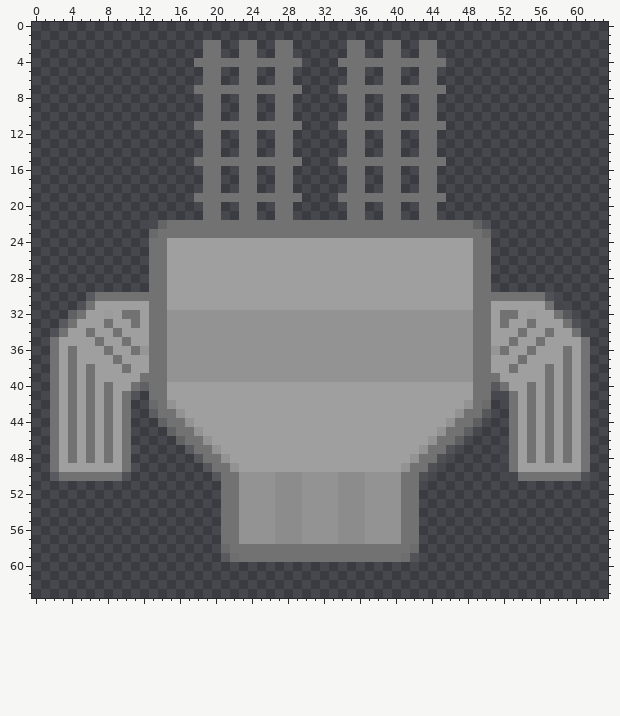
Pixel-art sprite -- android/assets/Textures/machineGunLv2.png. The first picture shows the starting point.
The file is 64x64 pixels. Pixels under 10% opacity are left out. Colours within 5 levels of each other are drawn and written as one.
After the commit:
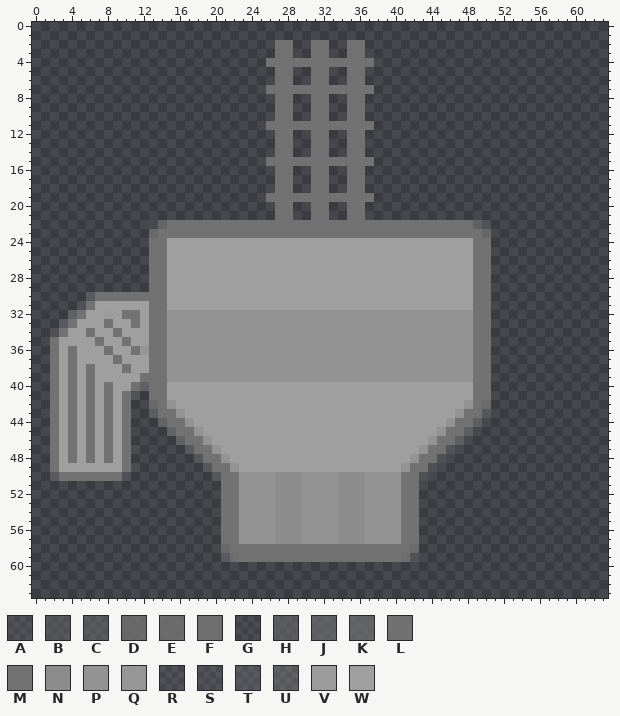
Palette (. is transparent): A #7171713f  B #7171715f  C #7171716f  D #717171cf  E #717171df  F #717171ef  G #7272721c  H #7272727f  J #7272729f  K #727272af  L #727272f7  M #727272  N #8c8c8c  P #939393  Q #9e9e9ee8  R #9f9f9f1b  S #9f9f9f21  T #9f9f9f36  U #9f9f9f48  V #9f9f9ff7  W #9f9f9f
From old to new:
y 2..3: x 19..20 MM -> ..; x 23..24 MM -> ..; x 31..32 .. -> MM; x 39..40 MM -> ..; x 43..44 MM -> ..
y 4: x 18..25 MMMMMMMM -> ........; x 30..33 .... -> MMMM; x 38..45 MMMMMMMM -> ........
y 5..6: x 19..20 MM -> ..; x 23..24 MM -> ..; x 31..32 .. -> MM; x 39..40 MM -> ..; x 43..44 MM -> ..
y 7: x 18..25 MMMMMMMM -> ........; x 30..33 .... -> MMMM; x 38..45 MMMMMMMM -> ........
y 8..10: x 19..20 MM -> ..; x 23..24 MM -> ..; x 31..32 .. -> MM; x 39..40 MM -> ..; x 43..44 MM -> ..
y 11: x 18..25 MMMMMMMM -> ........; x 30..33 .... -> MMMM; x 38..45 MMMMMMMM -> ........
y 12..14: x 19..20 MM -> ..; x 23..24 MM -> ..; x 31..32 .. -> MM; x 39..40 MM -> ..; x 43..44 MM -> ..
y 15: x 18..25 MMMMMMMM -> ........; x 30..33 .... -> MMMM; x 38..45 MMMMMMMM -> ........
y 16..18: x 19..20 MM -> ..; x 23..24 MM -> ..; x 31..32 .. -> MM; x 39..40 MM -> ..; x 43..44 MM -> ..
y 19: x 18..25 MMMMMMMM -> ........; x 30..33 .... -> MMMM; x 38..45 MMMMMMMM -> ........
y 20..21: x 19..20 MM -> ..; x 23..24 MM -> ..; x 31..32 .. -> MM; x 39..40 MM -> ..; x 43..44 MM -> ..
y 30: x 51..57 MMMMMMT -> .......
y 31: x 51..58 WWWWWWMR -> ........
y 32: x 51..59 WMMWVWWMU -> .........
y 33: x 51..60 WMWWMWWWMT -> ..........
y 34: x 51..61 WWWMWWMWWMR -> ...........
y 35: x 51..61 WWMWWMWWWWM -> ...........
y 36: x 51..61 QMWWMWWWMWM -> ...........
y 37: x 51..61 WWWLWWWWMWM -> ...........
y 38: x 51..61 WWMWWWMWMWM -> ...........
y 39: x 51..61 MWWWWWMWMWM -> ...........
y 40: x 51..61 ULWWMWMWMWM -> ...........
y 41: x 52..61 SMWMWMWMWM -> ..........
y 42..46: x 53..61 MWMWMWMWM -> .........
y 47: x 52..61 GMWMWMWMWM -> ..........
y 48: x 53..61 MWMWMWMWM -> .........
y 49: x 52..61 GMWWWWWWWM -> ..........
y 50: x 53..61 RMMMMMMMT -> .........
